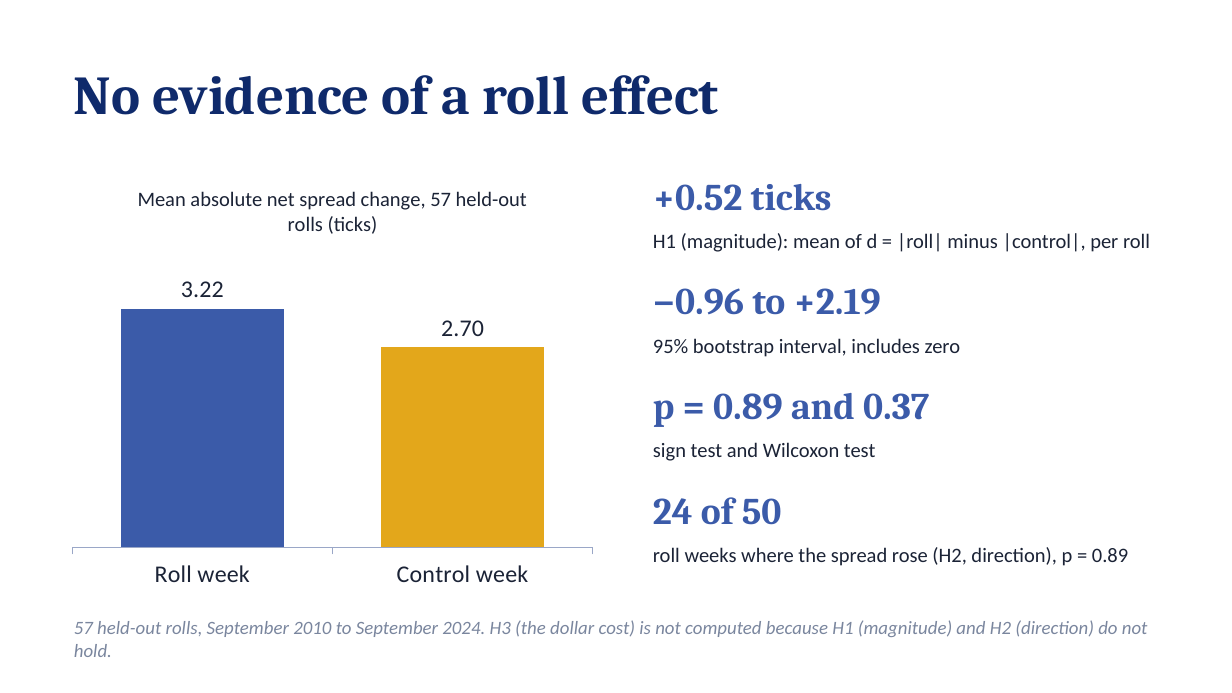
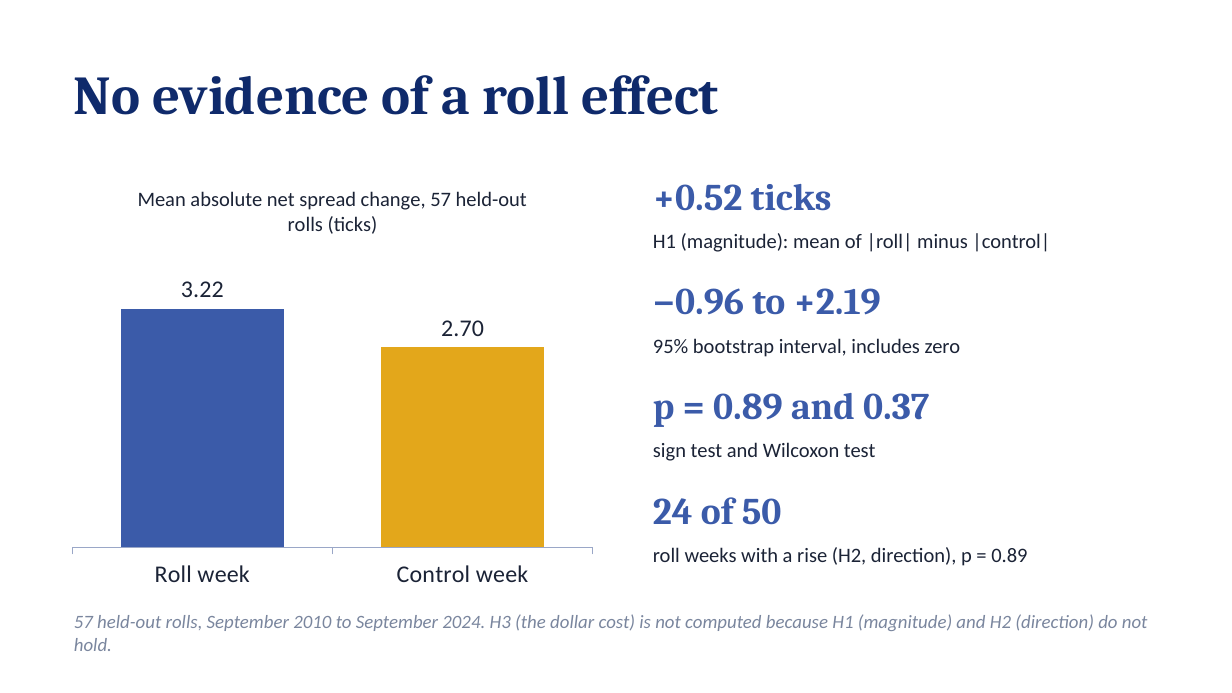
Before and after one commit to chris-mulligan-50/futures-project, a slide deck: slide 6 of docs/project_slides.pptx. Drawn at 1232x693 pixels with LibreOffice and Linux fonts; fonts in the diff are those of the drawing. Boxes give left, top, right and bottom in pixels: in the first picture for what was removed or moved away, otherwise in the second. Text is boxed around its words. In the diff, an @@ line names an element or a change of style, - is before the commit and + after.

```diff
--- a/docs/project_slides.pptx
+++ b/docs/project_slides.pptx
@@ text at (653, 233, 1050, 252): text changed @@
-H1 (magnitude): mean of d = |roll| minus |control|, per roll
+H1 (magnitude): mean of |roll| minus |control|
@@ text at (653, 547, 1027, 566): text changed @@
-roll weeks where the spread rose (H2, direction), p = 0.89
+roll weeks with a rise (H2, direction), p = 0.89
@@ text "57 held-out rolls, September 2010 ...": place and size @@
-text "57 held-out rolls, September 2010 ..." at (74, 620, 1148, 657)
+text "57 held-out rolls, September 2010 ..." at (74, 614, 1148, 651)
```
